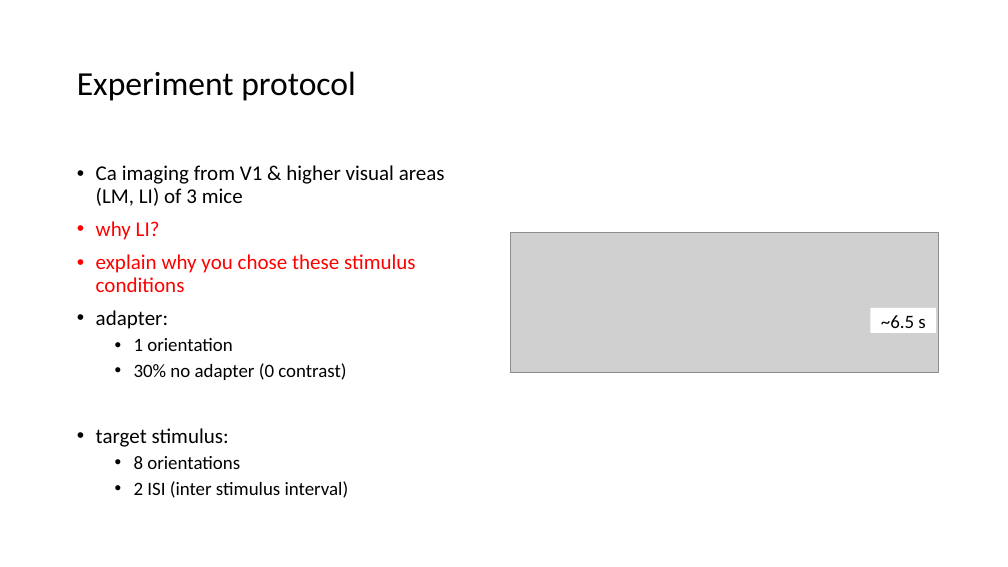
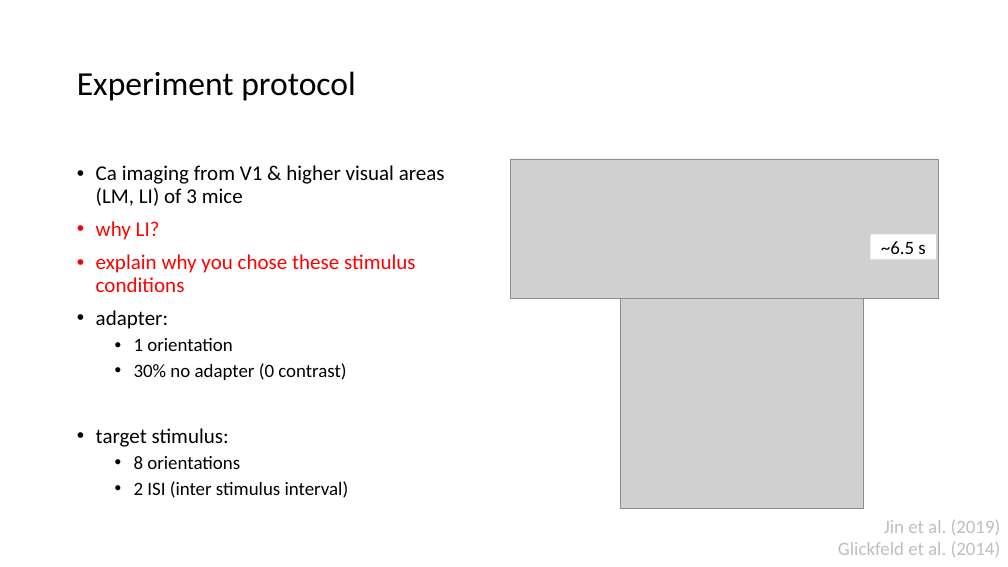
Before and after one commit to lanluo9/inter, a slide deck: slide 4 of code/Jin2020/200903_LL.pptx. Drawn at 1008x567 pixels with LibreOffice and Linux fonts; fonts in the diff are those of the drawing; grey boxes stand for pictures. Boxes give left, top, right and bottom in pixels: in the first picture for what was removed or moved away, otherwise in the second. Text is boxed around its words. In the diff, an @@ line names an element or a change of style, - is before the commit and + after.

```diff
--- a/code/Jin2020/200903_LL.pptx
+++ b/code/Jin2020/200903_LL.pptx
@@ picture moved from (x1=510, y1=233, x2=939, y2=372) to (x1=510, y1=159, x2=939, y2=298) @@
@@ rectangle "~6.5 s" moved from (x1=870, y1=308, x2=936, y2=333) to (x1=870, y1=234, x2=936, y2=259) @@
@@ picture added at (x1=621, y1=299, x2=864, y2=509) @@
@@ text added at (x1=838, y1=520, x2=1001, y2=557), 18 pt, text #BFBFBF @@
+Jin et al. (2019)
+Glickfeld et al. (2014)
```
Also in this commit, not shown: 11 other slides changed, 3 slides added, 46 other files.
